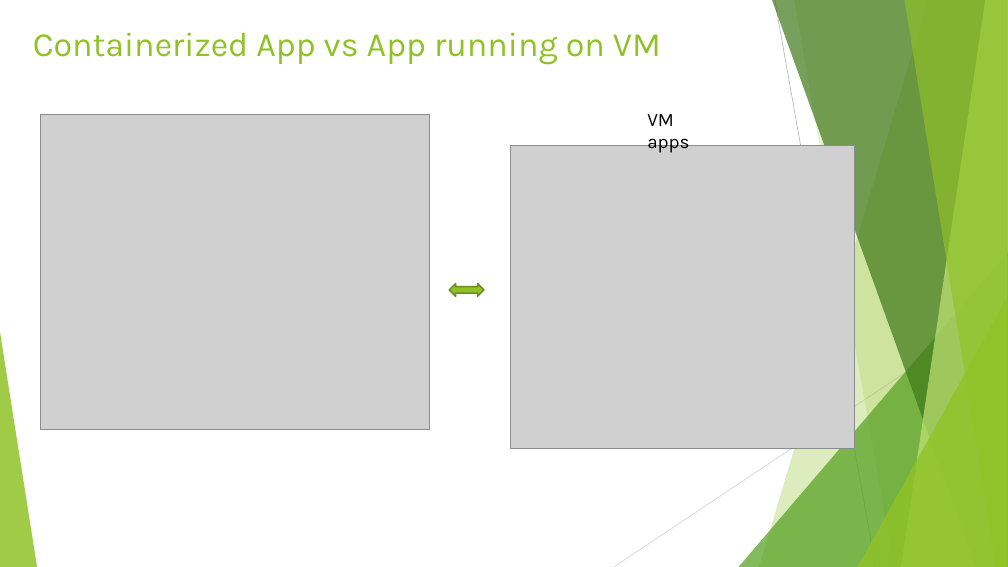
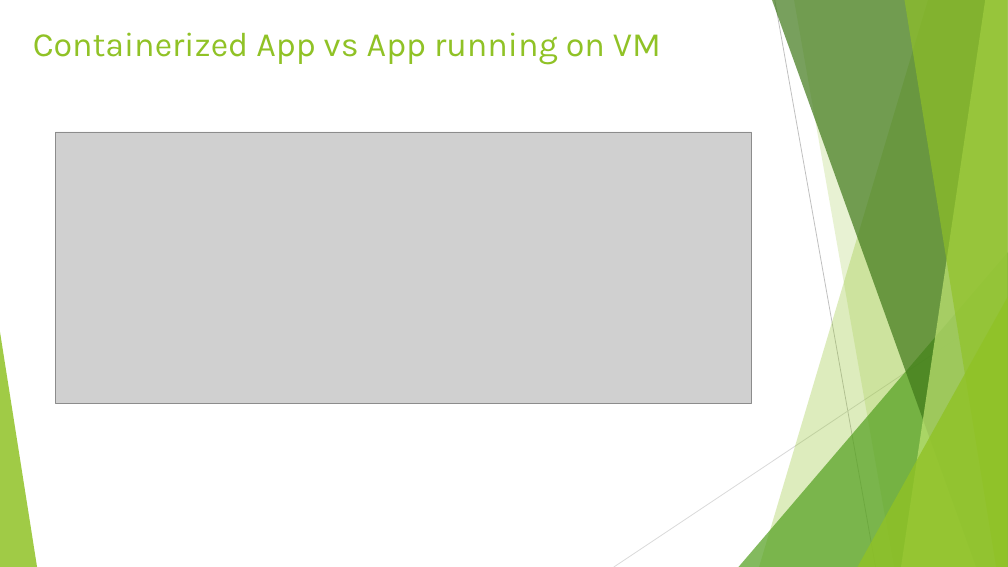
Before and after one commit to rusergei2010/AWSCourse2019, a slide deck: slide 4 of Lecture_6_Docker/Docker_Container.pptx (slide 3 before the commit). Drawn at 1008x567 pixels with LibreOffice and Linux fonts; fonts in the diff are those of the drawing; grey boxes stand for pictures. Boxes give left, top, right and bottom in pixels: in the first picture for what was removed or moved away, otherwise in the second. Text is boxed around its words. In the diff, an @@ line names an element or a change of style, - is before the commit and + after.

```diff
--- a/Lecture_6_Docker/Docker_Container.pptx
+++ b/Lecture_6_Docker/Docker_Container.pptx
@@ picture removed at (40, 114, 430, 430) @@
@@ text removed at (647, 114, 689, 153) @@
-VM apps
@@ picture added at (55, 132, 752, 403) @@
@@ picture removed at (510, 145, 854, 448) @@
@@ left right arrow removed at (449, 284, 484, 296) @@
```
Also in this commit, not shown: 2 other slides changed, 1 slide added, 30 other files.
